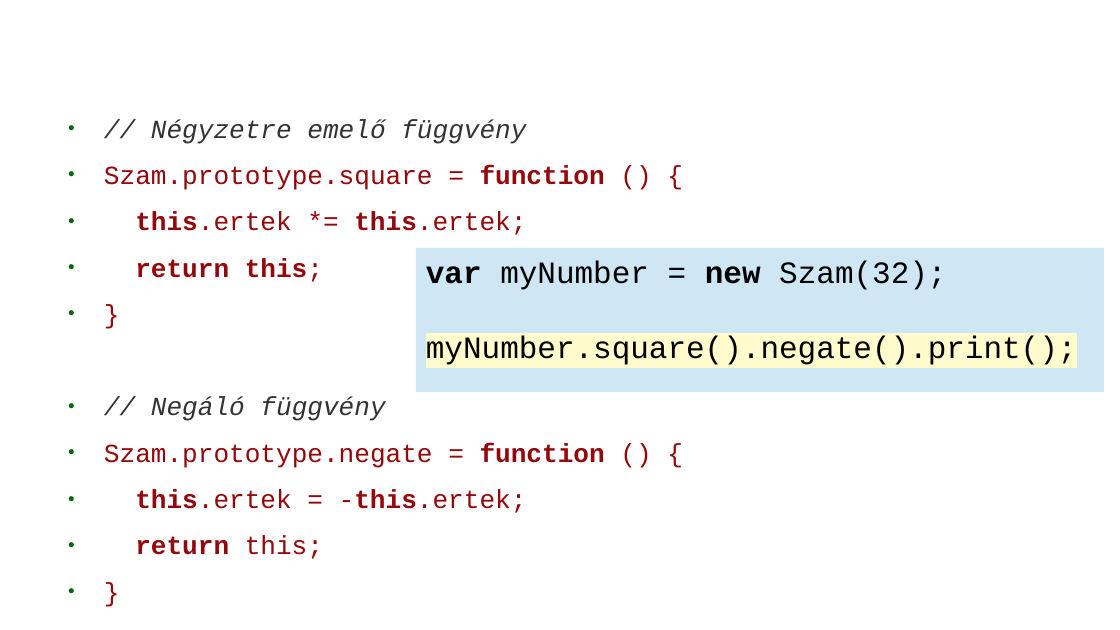
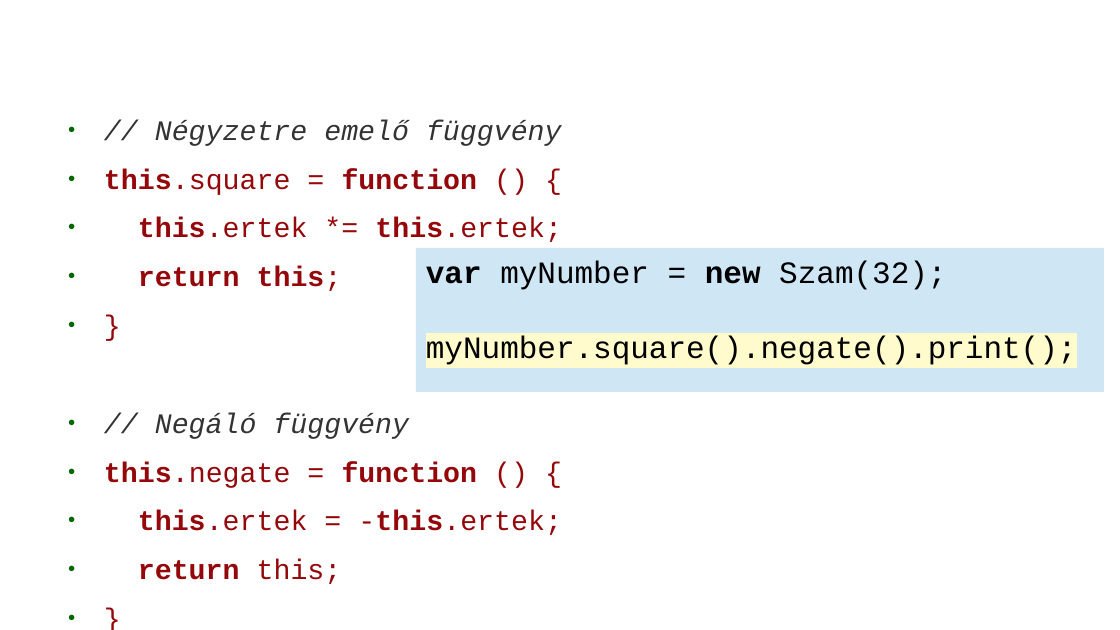
Before and after one commit to webandras/google_earth_engine_kutatas, a slide deck: slide 28 of google_earth_engine_gulacsi_andras_2018.odp (slide 30 before the commit). Drawn at 1120x630 pixels with LibreOffice and Linux fonts; fonts in the diff are those of the drawing; background and template pictures are left out. Boxes give left, top, right and bottom in pixels: in the first picture for what was removed or moved away, otherwise in the second. Text is boxed around its words. In the diff, an @@ line names an element or a change of style, - is before the commit and + after.

```diff
--- a/google_earth_engine_gulacsi_andras_2018.odp
+++ b/google_earth_engine_gulacsi_andras_2018.odp
@@ text at <box>138,120,562,584</box>: size 18.5 to 20 pt in "// Négyzetre emelő függvény", "this.ertek *= this.ertek;", "return this;", "}" and 4 more places @@
@@ text at <box>104,169,478,195</box>: text changed; size 18.5 to 20 pt; bold on @@
-● Szam.prototype.square = function () {
+● this.square = function () {
@@ text at <box>104,462,478,488</box>: text changed; size 18.5 to 20 pt; bold on @@
-● Szam.prototype.negate = function () {
+● this.negate = function () {
```
Also in this commit, not shown: 29 other slides changed, 24 slides added, 3 slides removed, 16 other files.
